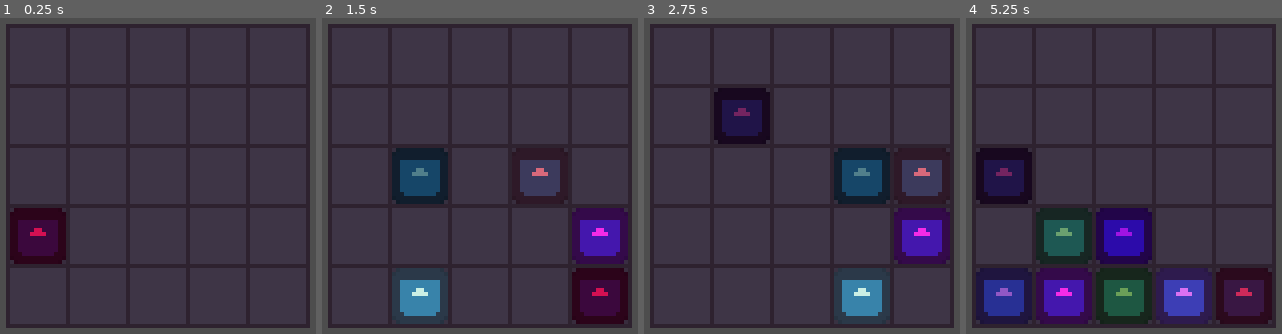
Above: before the commit, frames 1-4 (left to right).
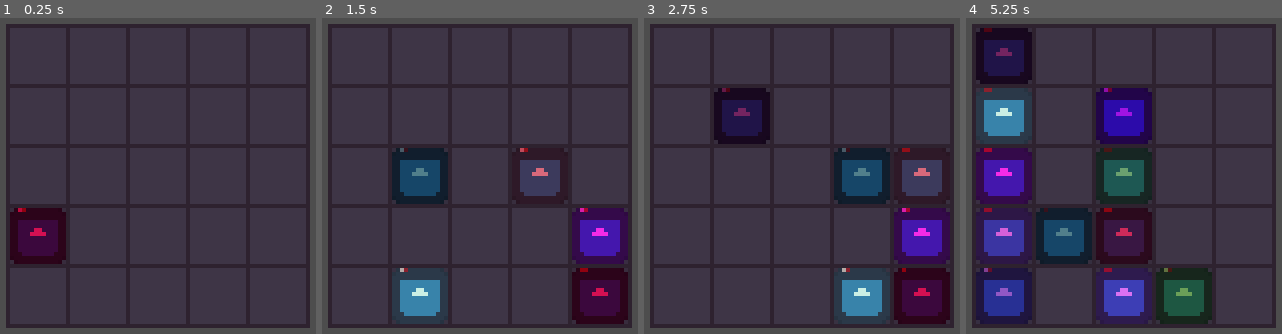
Above: after the commit, the same moments.

Repository: Takeil/swipe-game
Game: Godot game, scene res://scenes/main.tscn
The game is run twice, just before and just after one commit, with the same random seed, the same clock (stepped at 60 frames per second) and the same inputs. The engine's default icon, where the game draws it, is replaced by a stand-in: a white triangle on a blue panel in a dark square.
Inputs (mouse positions are in pixels of both pictures, inside the frame that each line leads up to):
- Up to frame 1 (0.25 s): no input
- Up to frame 2 (1.5 s): tap Enter at 0.5 s; move the mouse to (559, 157) at 0.52 s; press the mouse at (559, 157) at 0.53 s; hold Right (right) 0.53-1.28 s; tap Space (space) at 1.25, 1.35 s; move the mouse to (407, 194) at 1.27 s; release the mouse at (407, 194) at 1.28 s; hold Down (down) from 1.28 s (still down)
- Up to frame 3 (2.75 s): tap Enter at 2 s; move the mouse to (836, 97) at 2.02 s; release Down (down) at 2.03 s; press the mouse at (836, 97) at 2.03 s; hold Right (right) from 2.03 s (still down)
- Up to frame 4 (5.25 s): tap Space (space) at 2.75, 2.85, 4.25, 4.35 s; move the mouse to (1105, 248) at 2.77 s; release Right (right) at 2.78 s; release the mouse at (1105, 248) at 2.78 s; hold Up (up) 2.78-3.53 s; tap Enter at 3.5 s; move the mouse to (1231, 229) at 3.52 s; press the mouse at (1231, 229) at 3.53 s; hold Left (left) 3.53-5.03 s; move the mouse to (1016, 122) at 4.27 s; release the mouse at (1016, 122) at 4.28 s; move the mouse to (1142, 176) at 5.02 s; press the mouse at (1142, 176) at 5.03 s; hold Down (down) from 5.03 s (still down)

The runs differ from the first frame. In frame 1, less than 0.1% of the frame differs, in the area x 5-9%, y 60-62%; in frame 2, 0.2%; in frame 3, 3.2%; in frame 4, 32%, in the area x 3-97%, y 3-97%.

Commit message:
Add global and bars

Diff:
--- a/project.godot
+++ b/project.godot
@@ -14,6 +14,10 @@
 run/main_scene="res://scenes/main.tscn"
 config/features=PackedStringArray("4.3", "Mobile")
 config/icon="res://assets/images/icon.svg"
+
+[autoload]
+
+Global="*res://scripts/Global.gd"
 
 [display]
 
--- a/scenes/items/item.tscn
+++ b/scenes/items/item.tscn
@@ -5,7 +5,44 @@
 
 [node name="Item" type="Node2D"]
 script = ExtResource("1_qktp4")
+movable = false
 
 [node name="Icon" type="Sprite2D" parent="."]
 scale = Vector2(0.109375, 0.109375)
 texture = ExtResource("1_wqnil")
+
+[node name="Control" type="Control" parent="."]
+layout_mode = 3
+anchors_preset = 0
+offset_left = -7.0
+offset_top = -7.0
+offset_right = 7.0
+offset_bottom = 7.0
+size_flags_horizontal = 4
+size_flags_vertical = 4
+
+[node name="HPBarContainer" type="HBoxContainer" parent="Control"]
+modulate = Color(0.682353, 0.137255, 0.203922, 1)
+custom_minimum_size = Vector2(1, 0)
+layout_direction = 1
+layout_mode = 1
+anchors_preset = 10
+anchor_right = 1.0
+offset_left = 2.0
+offset_right = -2.0
+offset_bottom = 1.0
+grow_horizontal = 2
+theme_override_constants/separation = 0
+
+[node name="DFBarContainer" type="HBoxContainer" parent="Control"]
+modulate = Color(1, 1, 1, 0.666667)
+custom_minimum_size = Vector2(1, 0)
+layout_direction = 1
+layout_mode = 1
+anchors_preset = 10
+anchor_right = 1.0
+offset_left = 2.0
+offset_right = -2.0
+offset_bottom = 1.0
+grow_horizontal = 2
+theme_override_constants/separation = 0
--- a/scenes/main.tscn
+++ b/scenes/main.tscn
@@ -5,6 +5,7 @@
 [ext_resource type="PackedScene" uid="uid://beb6kgvph1drn" path="res://scenes/items/item.tscn" id="4_oka2a"]
 
 [node name="Main" type="Node2D"]
+position = Vector2(45, 45)
 
 [node name="Camera2D" type="Camera2D" parent="."]
 
--- /dev/null
+++ b/scenes/misc/1px_texturerect.tscn
@@ -0,0 +1,7 @@
+[gd_scene load_steps=2 format=3 uid="uid://dh4s4beiow65u"]
+
+[ext_resource type="Texture2D" uid="uid://0me4y6br6jik" path="res://assets/images/1px.png" id="1_fek1b"]
+
+[node name="TextureRect" type="TextureRect"]
+texture = ExtResource("1_fek1b")
+stretch_mode = 5
--- /dev/null
+++ b/scripts/Global.gd
@@ -0,0 +1,9 @@
+extends Node
+
+func delete_children(parent : Node):
+	for child in parent.get_children():
+		child.free()
+
+func instantiate_and_parent(child, parent):
+	var instance = child.instantiate()
+	parent.add_child(instance)
--- a/scripts/item_cell.gd
+++ b/scripts/item_cell.gd
@@ -2,21 +2,54 @@
 
 class_name ItemCell
 
+var MAX_HP = 10;
+
 var damage = 1
-var defense = 0
+var shield = 1
 var health = 2
 
 @export var movable = true
+@export var show_hp = true
+var pix = preload("res://scenes/misc/1px_texturerect.tscn")
+
+var hp_bar = null
+var df_bar = null
 
 func _ready() -> void:
+	hp_bar = $Control/HPBarContainer
+	df_bar = $Control/DFBarContainer
+
 	modulate = Color(randf(), randf(), randf(), 1.0)
+
+	if show_hp:
+		update_hp_def()
 
 func _process(delta: float) -> void:
 	if position != Vector2.ZERO:
 		position = position.move_toward(Vector2.ZERO, delta * 500)
 
 func damage_and_health_check(_damage):
-	health = (health + defense) - _damage
+	var excess = 0;
+	shield = shield - _damage
+
+	if shield < 0:
+		excess = shield
+		shield = 0
+	health = health + excess
+
+	if show_hp:
+		update_hp_def()
+
 	if (health <= 0):
 		return false
 	return true
+
+func update_hp_def():
+	Global.delete_children(hp_bar)
+	Global.delete_children(df_bar)
+
+	for n in health:
+		Global.instantiate_and_parent(pix, hp_bar)
+
+	for n in shield:
+		Global.instantiate_and_parent(pix, df_bar)
--- a/scripts/tile_cell.gd
+++ b/scripts/tile_cell.gd
@@ -36,7 +36,6 @@
 			return
 		slide_down(self)
 
-
 func slide_right(curr_cell: TileCell) -> void:
 	if curr_cell.left == null:
 		return
@@ -71,8 +70,6 @@
 		next_cell = next_cell.right
 
 	if next_cell.item != null:
-		if curr_cell.item != null:
-			print(curr_cell.item.name + 'hits' + next_cell.item.name)
 		if curr_cell.item == null:
 			next_cell.item.reparent(curr_cell)
 			curr_cell.set_item(next_cell.item)
@@ -98,8 +95,6 @@
 		next_cell = next_cell.down
 
 	if next_cell.item != null:
-		if curr_cell.item != null:
-			print(curr_cell.item.name + 'hits' + next_cell.item.name)
 		if curr_cell.item == null:
 			next_cell.item.reparent(curr_cell)
 			curr_cell.set_item(next_cell.item)
@@ -125,8 +120,6 @@
 		next_cell = next_cell.up
 
 	if next_cell.item != null:
-		if curr_cell.item != null:
-			print(curr_cell.item.name + 'hits' + next_cell.item.name)
 		if curr_cell.item == null:
 			next_cell.item.reparent(curr_cell)
 			curr_cell.set_item(next_cell.item)
Binary file added: assets/images/1px.png
Not shown, added: assets/images/1px.png.import
